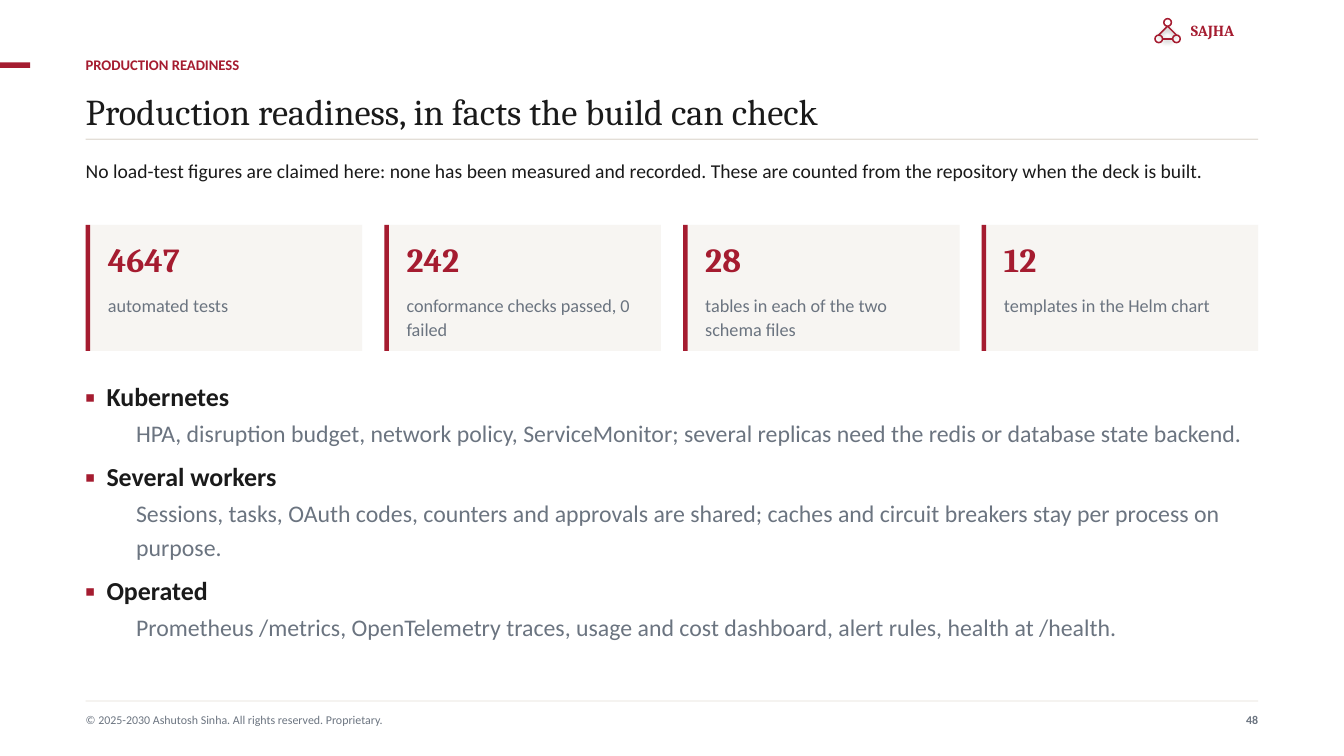
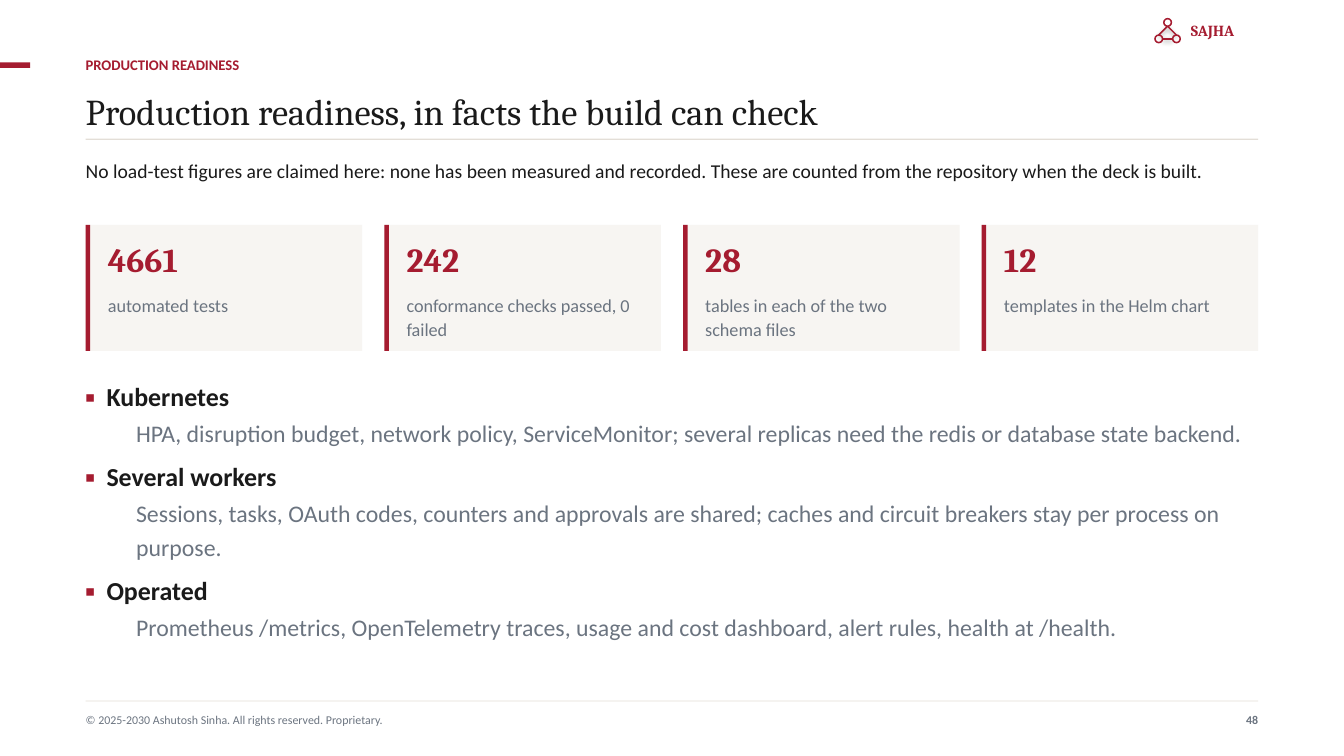
Before and after one commit to ajsinha/sajhamcpserver, a slide deck: slide 48 of docs/publications/SAJHA-MCP-Server.pptx. Drawn at 1344x756 pixels with LibreOffice and Linux fonts; fonts in the diff are those of the drawing. Boxes give left, top, right and bottom in pixels: in the first picture for what was removed or moved away, otherwise in the second. Text is boxed around its words. In the diff, an @@ line names an element or a change of style, - is before the commit and + after.

```diff
--- a/docs/publications/SAJHA-MCP-Server.pptx
+++ b/docs/publications/SAJHA-MCP-Server.pptx
@@ text at (x1=108, y1=249, x2=178, y2=273): text changed @@
-4647
+4661
```
Also in this commit, not shown: 6 other slides changed, 36 other files.
